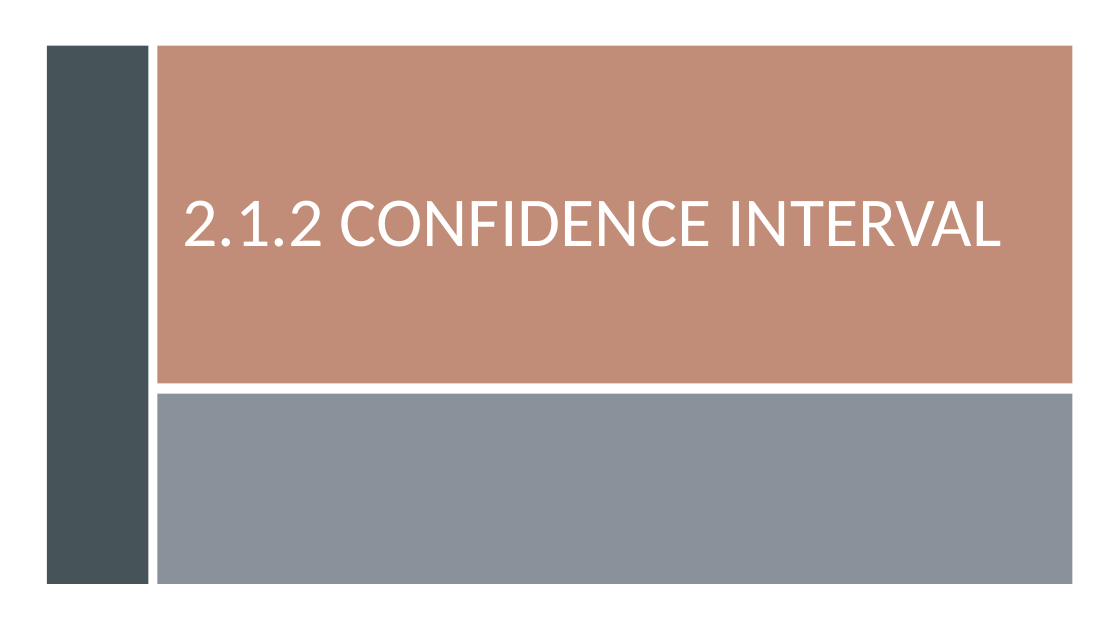
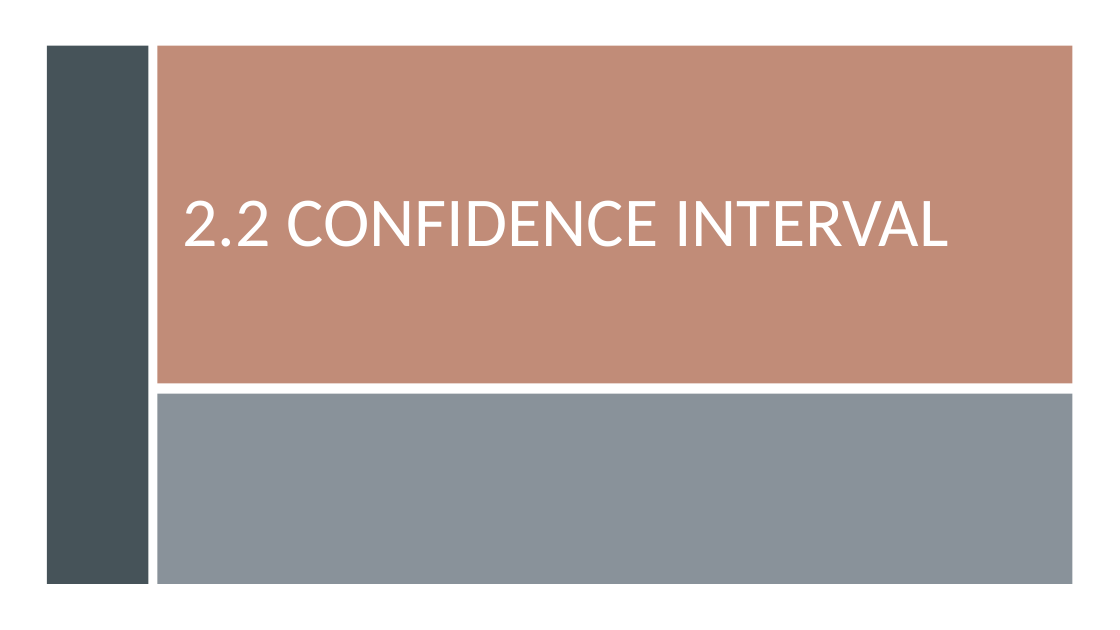
Before and after one commit to gisynw/geog-247, a slide deck: slide 13 of docs/Lectures/Week02/Week02_InferentialStas.pptx (slide 11 before the commit). Drawn at 1120x630 pixels with LibreOffice and Linux fonts; fonts in the diff are those of the drawing. Boxes give left, top, right and bottom in pixels: in the first picture for what was removed or moved away, otherwise in the second. Text is boxed around its words. In the diff, an @@ line names an element or a change of style, - is before the commit and + after.

```diff
--- a/docs/Lectures/Week02/Week02_InferentialStas.pptx
+++ b/docs/Lectures/Week02/Week02_InferentialStas.pptx
@@ title at (182, 200, 948, 247): text changed @@
-2.1.2 CONFIDENCE INTERVAL
+2.2 CONFIDENCE INTERVAL
```
Also in this commit, not shown: 5 other slides changed, 2 slides added, 6 other files.
